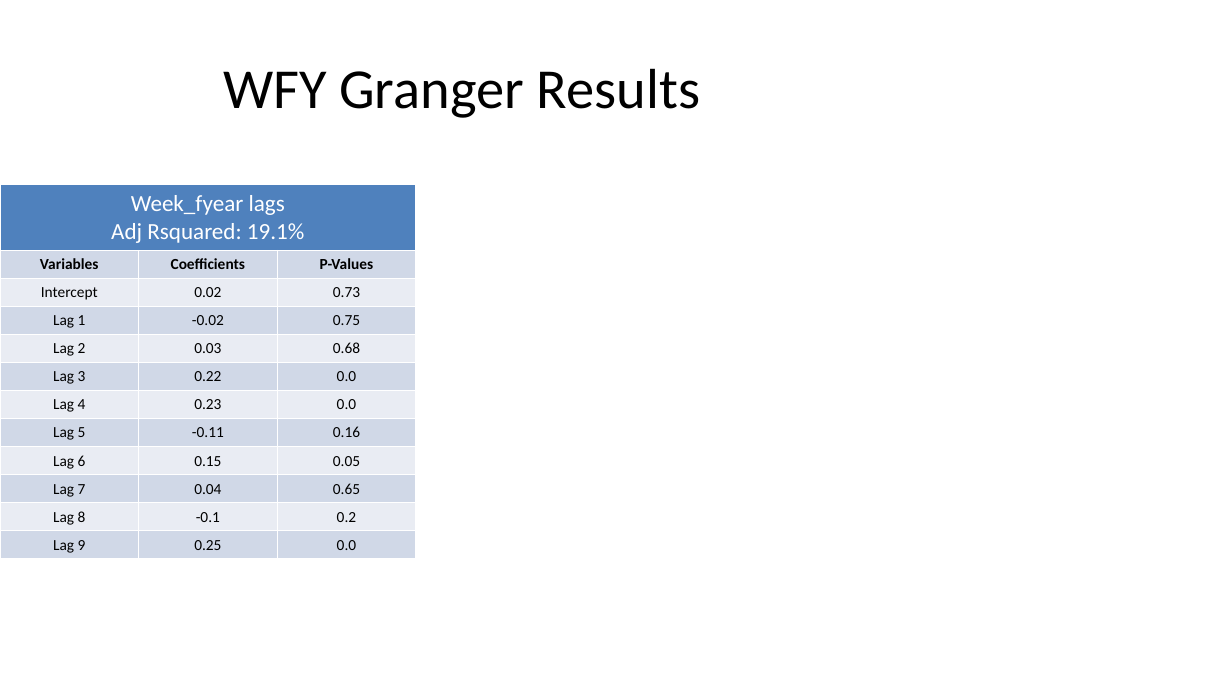
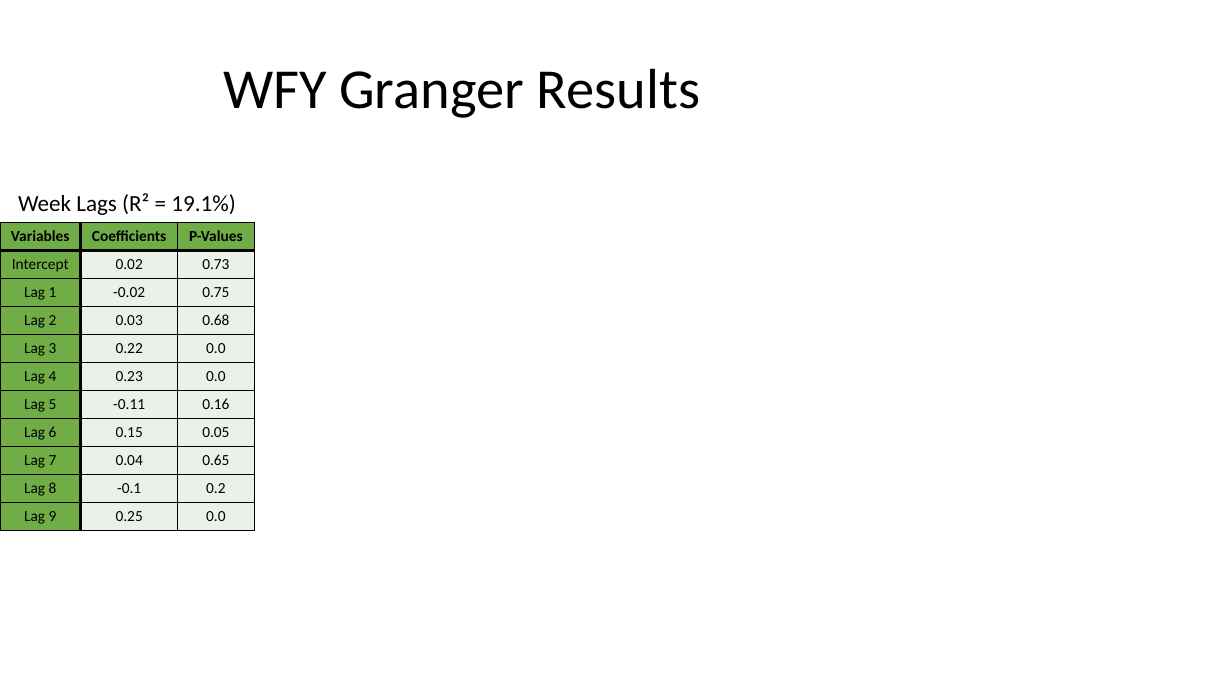
Before and after one commit to lelandjmurrin/Acquisition_Due_Dilligence_Capstone_Project, a slide deck: slide 14 of data/presentation_tables.pptm. Drawn at 1232x693 pixels with LibreOffice and Linux fonts; fonts in the diff are those of the drawing. Boxes give left, top, right and bottom in pixels: in the first picture for what was removed or moved away, otherwise in the second. Text is boxed around its words. In the diff, an @@ line names an element or a change of style, - is before the commit and + after.

```diff
--- a/data/presentation_tables.pptm
+++ b/data/presentation_tables.pptm
@@ table at <box>0,185,254,528</box> @@
-row 1, column 1: Week_fyear lags / Adj Rsquared: 19.1%
+row 1, column 1: Week Lags (R² = 19.1%)
@@ fill #4F81BD to none in row 1, column 1 @@
@@ fill #D0D8E8 to #70AD47 in 8 cells @@
@@ fill #E9EDF4 to #70AD47 in 5 cells @@
@@ fill #E9EDF4 to #EBF1E9 in 10 cells @@
@@ fill #D0D8E8 to #EBF1E9 in 10 cells @@
@@ borders changed @@
@@ table: place and size @@
-table at <box>0,185,416,557</box>
+table at <box>0,185,254,528</box>
```
Also in this commit, not shown: 11 other slides changed, 3 other files.
